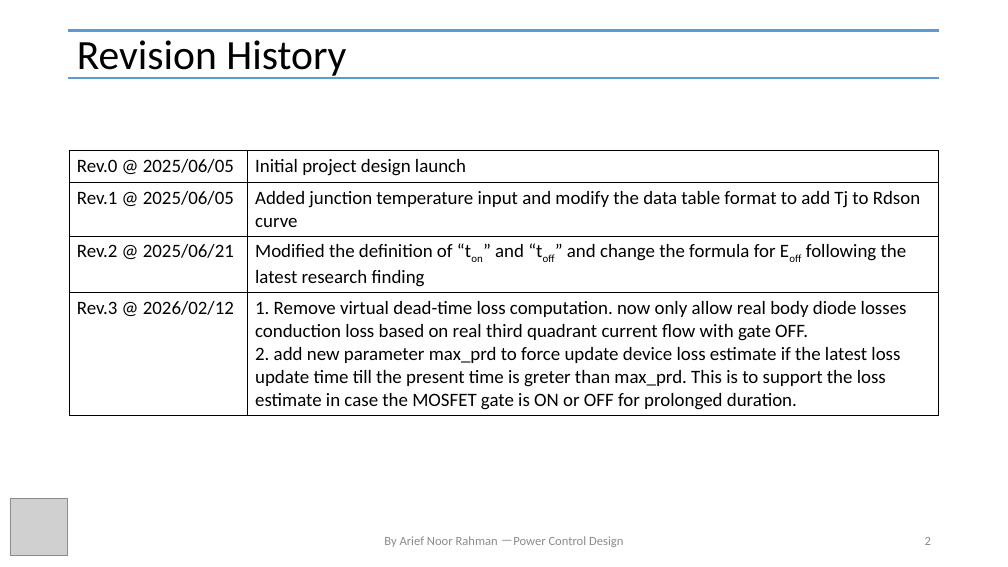
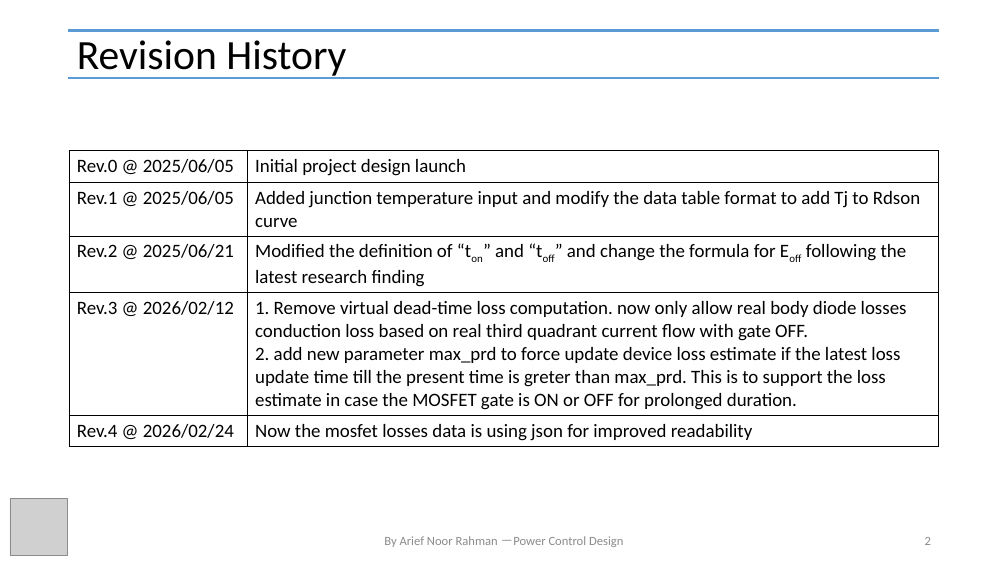
Before and after one commit to physicboy/QSPICE, a slide deck: slide 2 of Ideal PWL Transient Losses Analysis/PWL Losses Analysis.pptx. Drawn at 1008x567 pixels with LibreOffice and Linux fonts; fonts in the diff are those of the drawing; grey boxes stand for pictures; background and template pictures are left out. Boxes give left, top, right and bottom in pixels: in the first picture for what was removed or moved away, otherwise in the second. Text is boxed around its words. In the diff, an @@ line names an element or a change of style, - is before the commit and + after.

Commit message:
Push PWL LOSS Rev.4 to support mosfet_loss_model in json

```diff
--- a/Ideal PWL Transient Losses Analysis/PWL Losses Analysis.pptx
+++ b/Ideal PWL Transient Losses Analysis/PWL Losses Analysis.pptx
@@ table at (70, 151, 939, 445) @@
+row 5: Rev.4 @ 2026/02/24 | Now the mosfet losses data is using json for improved readability
```
Also in this commit, not shown: 4 other slides changed, 3 slides added, 26 other files.
